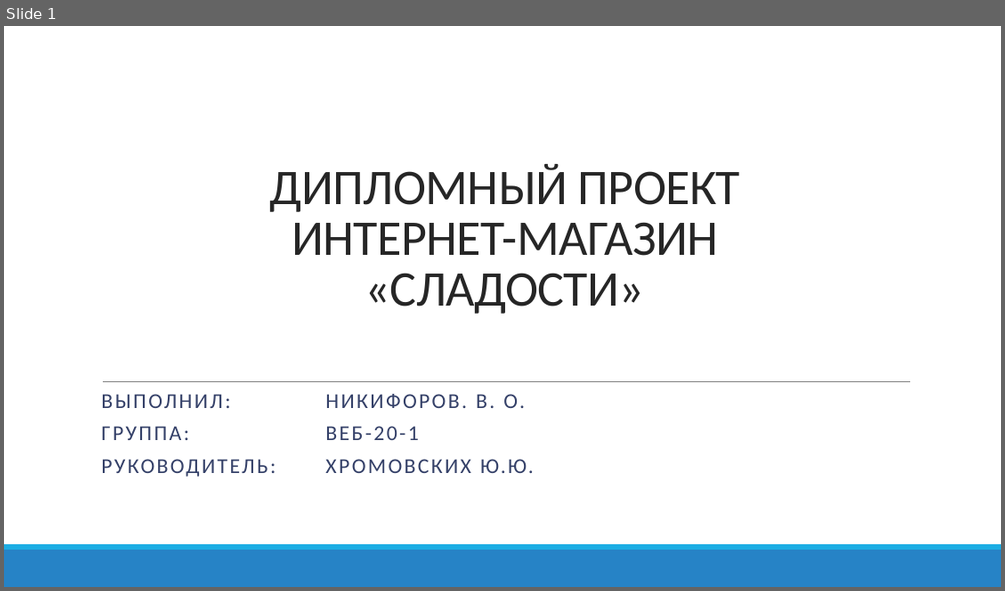
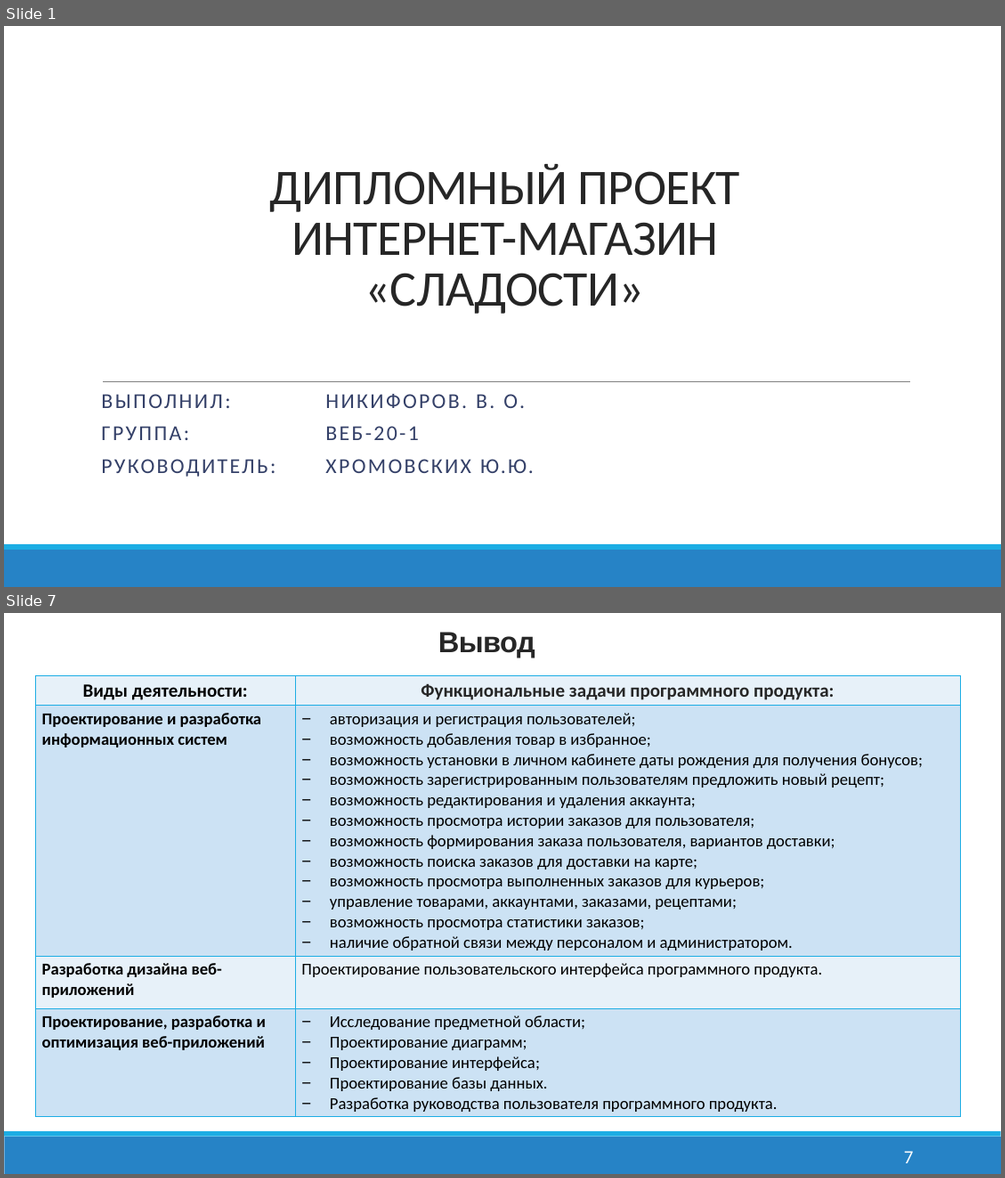
Before and after one commit to NikvaseN/degree-work, a slide deck: docs/Презентация.pptx. Shown one above the other, each under a label of ours: slide 1 before the commit, slides 1 and 7 after it; the slides between them are not shown. The pictures are 1005x591 and 1005x1178 pixels, drawn with LibreOffice and Linux fonts; fonts in the diff are those of the drawing. Boxes give left, top, right and bottom in pixels: in the first picture for what was removed or moved away, otherwise in the second. Text is boxed around its words. In the diff, an @@ line names an element or a change of style, - is before the commit and + after.

```diff
--- a/docs/Презентация.pptx
+++ b/docs/Презентация.pptx
@@ slide 7 added at (4,613,1001,1174), background #FFFFFF; not listed: 2 template elements that a slide beside it also shows @@
@@ title added at (438,632,535,657), 28 pt, text #262626, bold @@
+Вывод
@@ table added at (35,676,960,1115), 4 rows, 2 columns @@
+Виды деятельности: | Функциональные задачи программного продукта:
+Проектирование и разработка информационных систем | авторизация и регистрация пользователей; / возможность добавления товар в избранное; / возможность установки в личном кабинете даты рождения для получения бонусов; / возможность зарегистрированным пользователям предложить новый рецепт; / возможность редактирования и удаления аккаунта; / возможность просмотра истории заказов для пользователя; / возможность формирования заказа пользователя, вариантов доставки; / возможность поиска заказов для доставки на карте; / возможность просмотра выполненных заказов для курьеров; / управление товарами, аккаунтами, заказами, рецептами; / возможность просмотра статистики заказов; / наличие обратной связи между персоналом и администратором.
+Разработка дизайна веб-приложений | Проектирование пользовательского интерфейса программного продукта.
+Проектирование, разработка и оптимизация веб-приложений | Исследование предметной области; / Проектирование диаграмм; / Проектирование интерфейса; / Проектирование базы данных. / Разработка руководства пользователя программного продукта.
@@ line added from (102, 755) to (917, 755), #808080 0.5 pt @@
@@ page number added at (904,1151,914,1163), 18 pt, text #FFFFFF @@
+7
```
Also in this commit, not shown: 2 slides changed, 3 other slides added, 2 slides removed, 23 other files.
